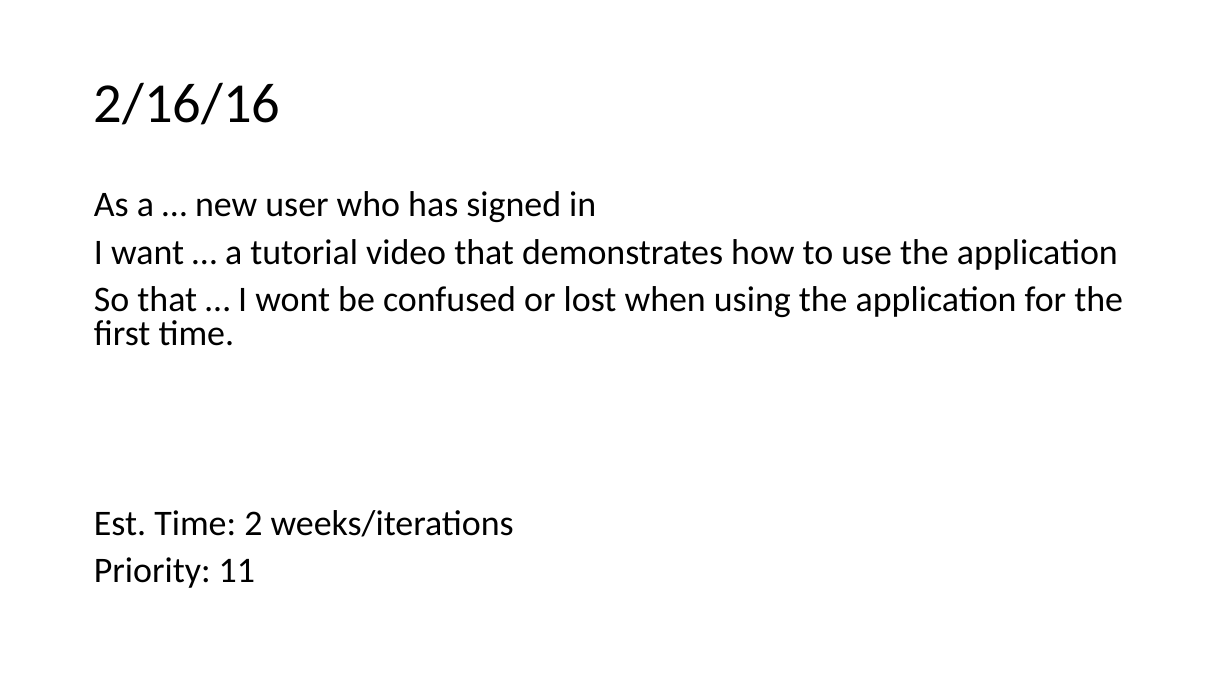
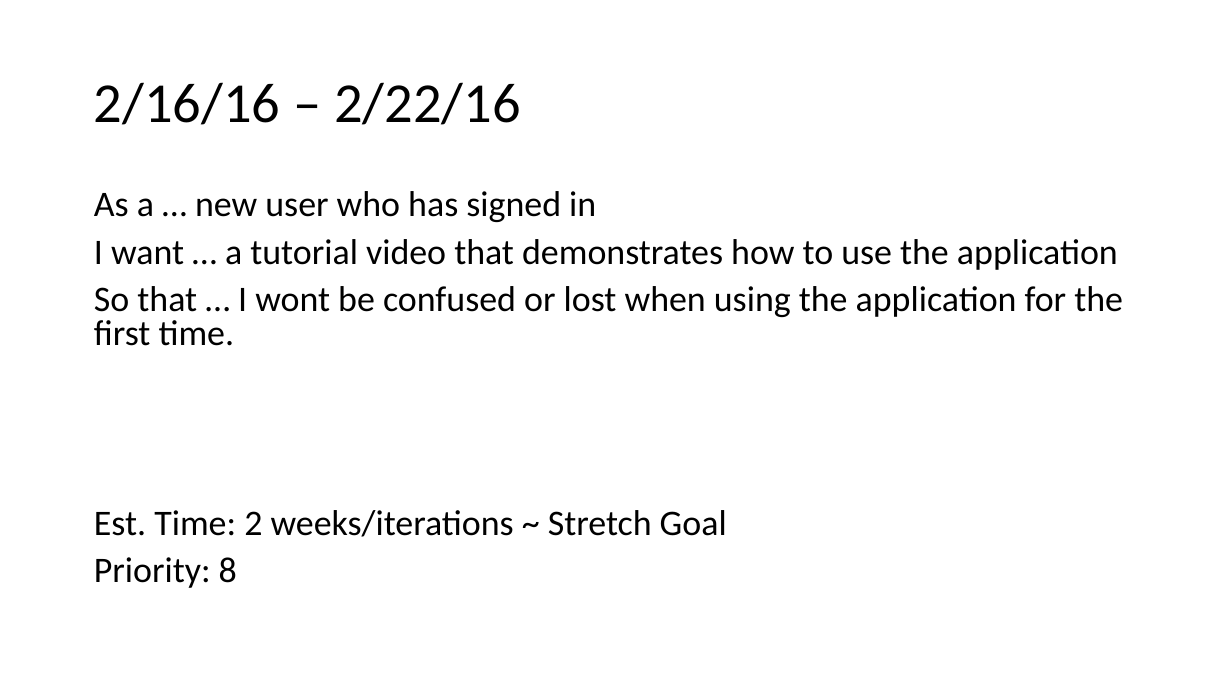
Before and after one commit to ucsdCSE110wi16/CSE110M240T11, a slide deck: slide 12 of UserStoriesV2.pptx. Drawn at 1232x693 pixels with LibreOffice and Linux fonts; fonts in the diff are those of the drawing. Boxes give left, top, right and bottom in pixels: in the first picture for what was removed or moved away, otherwise in the second. Text is boxed around its words. In the diff, an @@ line names an element or a change of style, - is before the commit and + after.

```diff
--- a/UserStoriesV2.pptx
+++ b/UserStoriesV2.pptx
@@ title at box(94, 82, 520, 125): text changed @@
-2/16/16
+2/16/16 – 2/22/16
@@ text at box(94, 510, 727, 588): text changed @@
-Est. Time: 2 weeks/iterations
-Priority: 11
+Est. Time: 2 weeks/iterations ~ Stretch Goal
+Priority: 8
```
Also in this commit, not shown: 11 other slides changed.
